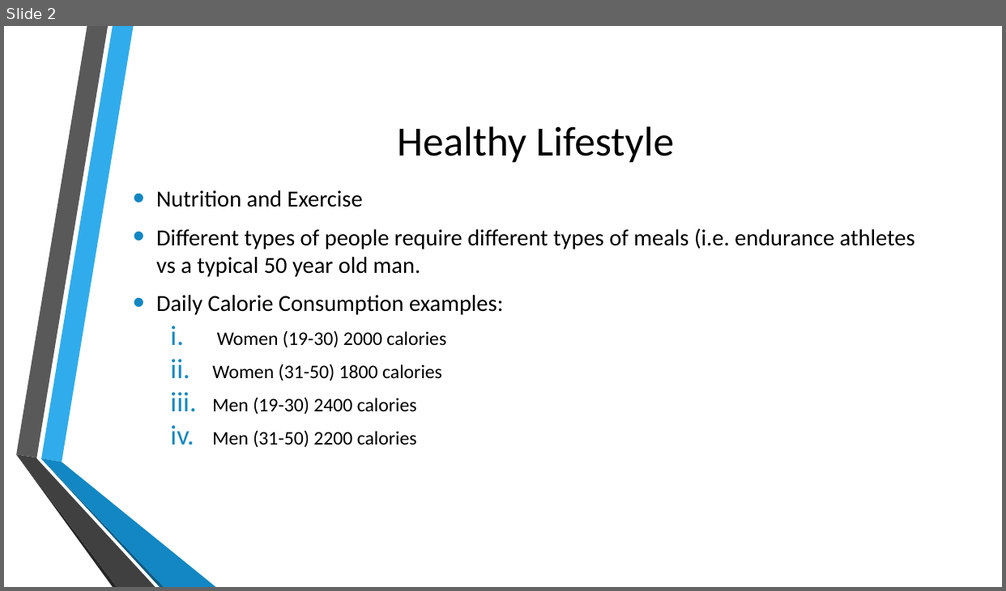
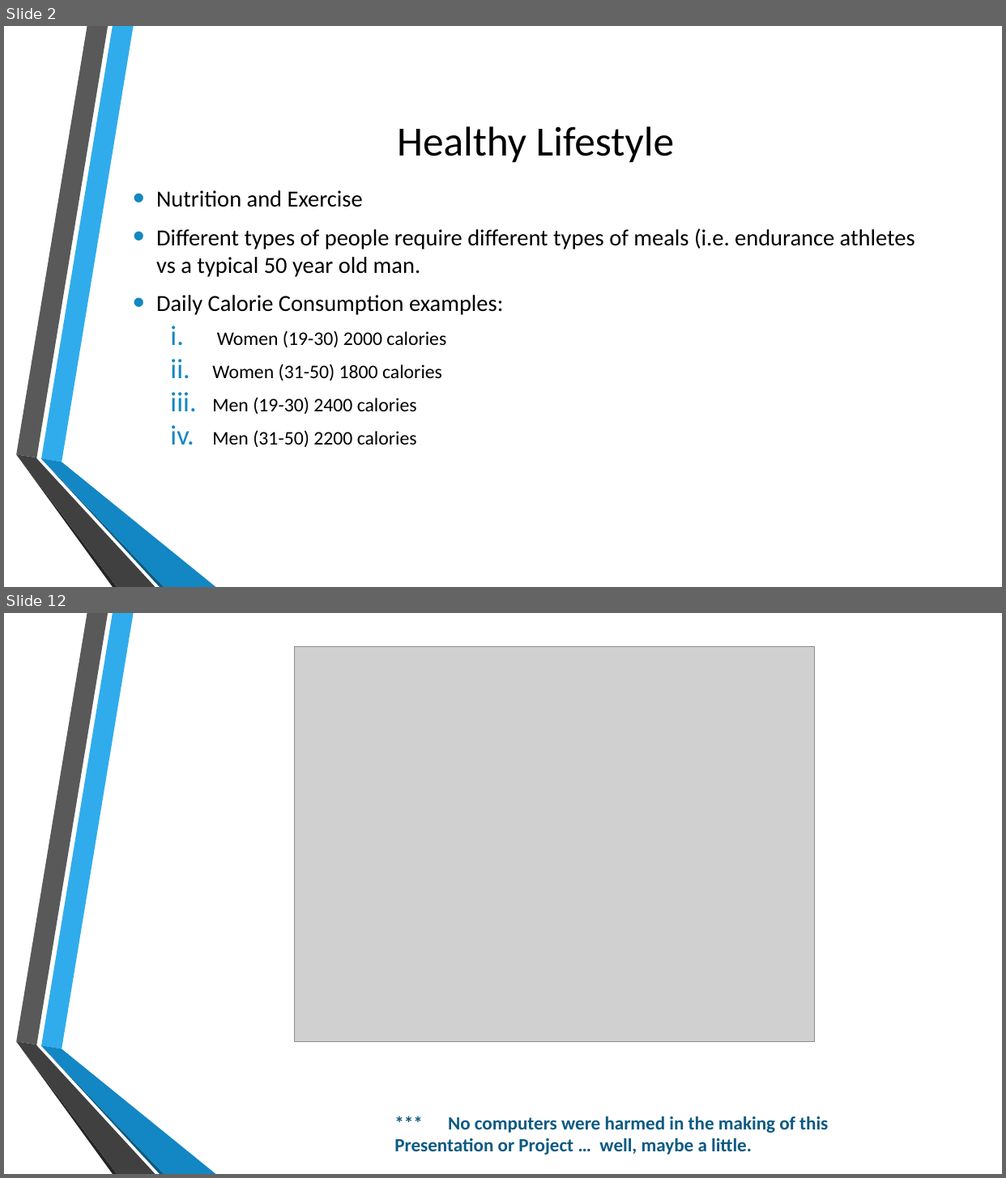
Before and after one commit to dpalucci/ProjectHealth, a slide deck: ProjectHealthPPT.pptx. Shown one above the other, each under a label of ours: slide 2 before the commit, slides 2 and 12 after it; the slides between them are not shown. The pictures are 1006x591 and 1006x1178 pixels, drawn with LibreOffice and Linux fonts; fonts in the diff are those of the drawing; grey boxes stand for pictures; background and template pictures are left out. Boxes give left, top, right and bottom in pixels: in the first picture for what was removed or moved away, otherwise in the second. Text is boxed around its words. In the diff, an @@ line names an element or a change of style, - is before the commit and + after.

```diff
--- a/ProjectHealthPPT.pptx
+++ b/ProjectHealthPPT.pptx
@@ slide 12 added at (x1=4, y1=613, x2=1002, y2=1174), background picture (left out); not listed: 6 template elements that a slide beside it also shows @@
@@ picture added at (x1=295, y1=647, x2=814, y2=1042) @@
@@ text added at (x1=394, y1=1116, x2=828, y2=1155), 18 pt, text #0C5A82, bold @@
+*** No computers were harmed in the making of this Presentation or Project … well, maybe a little.
```
Also in this commit, not shown: 2 slides changed, 7 other slides added, 8 other files.
